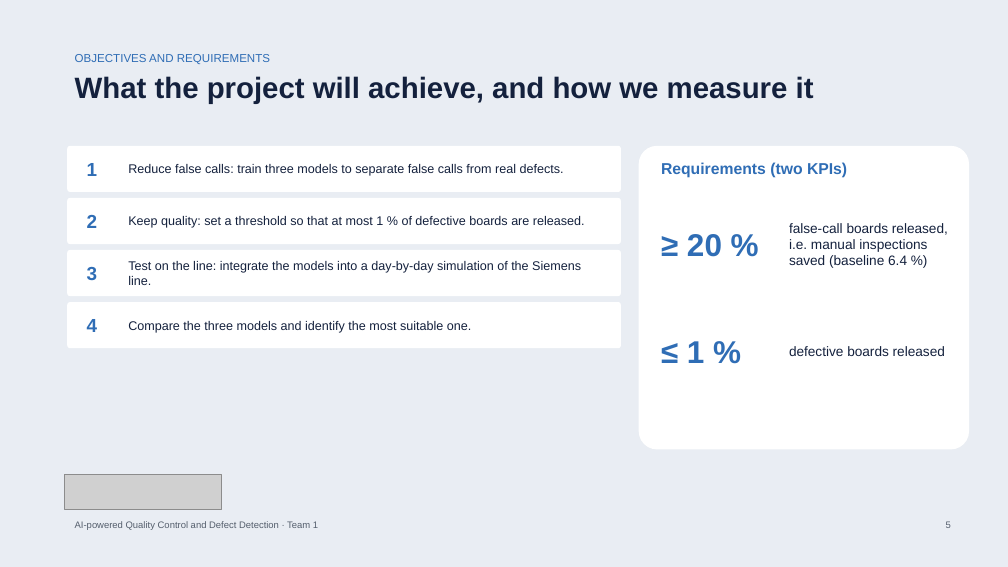
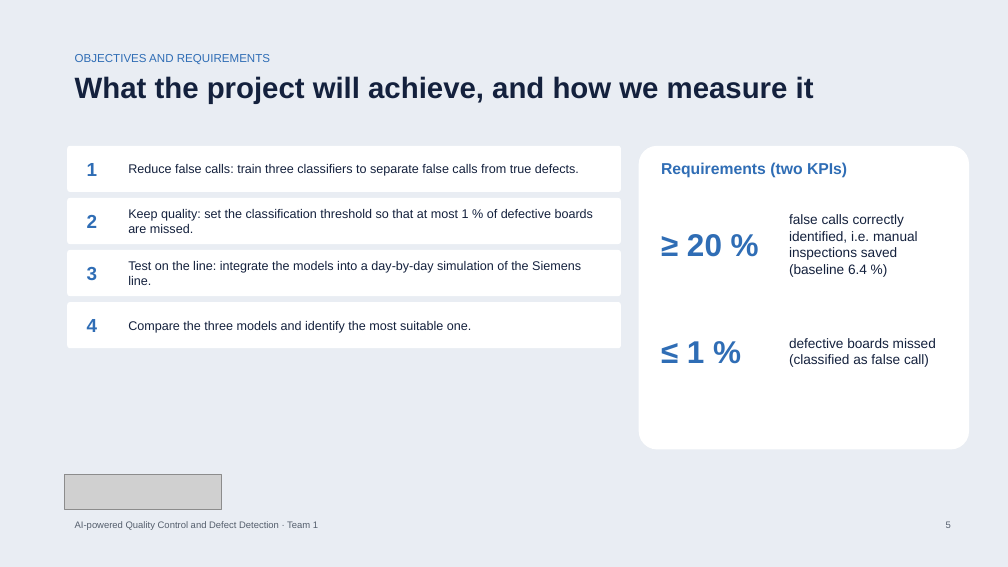
Before and after one commit to bodhi584/aoi-decision-gate, a slide deck: slide 5 of docs/slides_revised_topic.pptx. Drawn at 1008x567 pixels with LibreOffice and Linux fonts; fonts in the diff are those of the drawing; grey boxes stand for pictures. Boxes give left, top, right and bottom in pixels: in the first picture for what was removed or moved away, otherwise in the second. Text is boxed around its words. In the diff, an @@ line names an element or a change of style, - is before the commit and + after.

Commit message:
Standard terms: binary classification of AOI alarms (true defect or false call)

```diff
--- a/docs/slides_revised_topic.pptx
+++ b/docs/slides_revised_topic.pptx
@@ text at (128,164,579,176): text changed @@
-Reduce false calls: train three models to separate false calls from real defects.
+Reduce false calls: train three classifiers to separate false calls from true defects.
@@ text at (128,209,593,233): text changed @@
-Keep quality: set a threshold so that at most 1 % of defective boards are released.
+Keep quality: set the classification threshold so that at most 1 % of defective boards are missed.
@@ text at (789,214,918,277): text changed @@
-false-call boards released, i.e. manual inspections saved (baseline 6.4 %)
+false calls correctly identified, i.e. manual inspections saved (baseline 6.4 %)
@@ text at (789,338,936,367): text changed @@
-defective boards released
+defective boards missed (classified as false call)
```
Also in this commit, not shown: 10 other slides changed, 19 other files.
